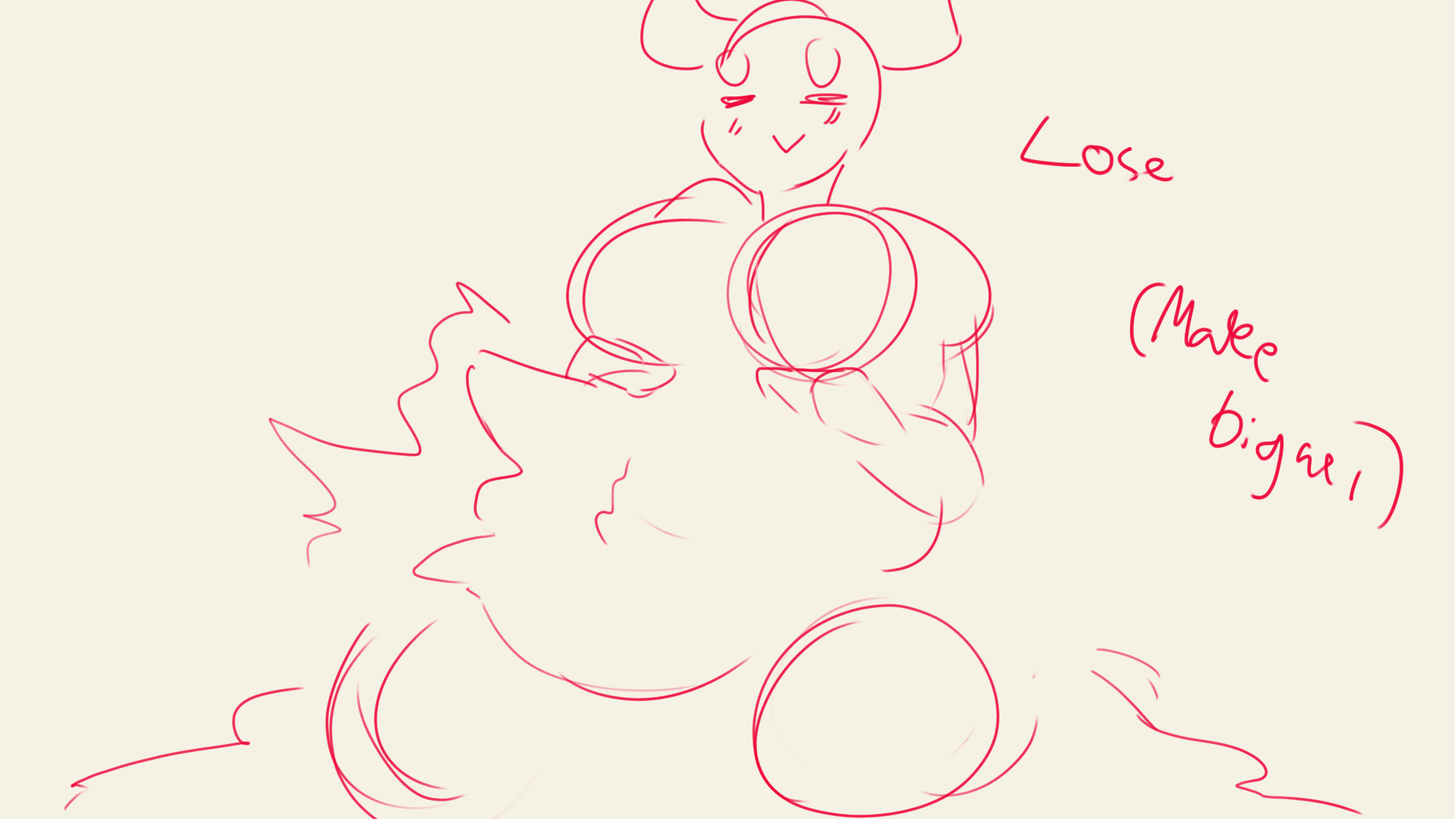
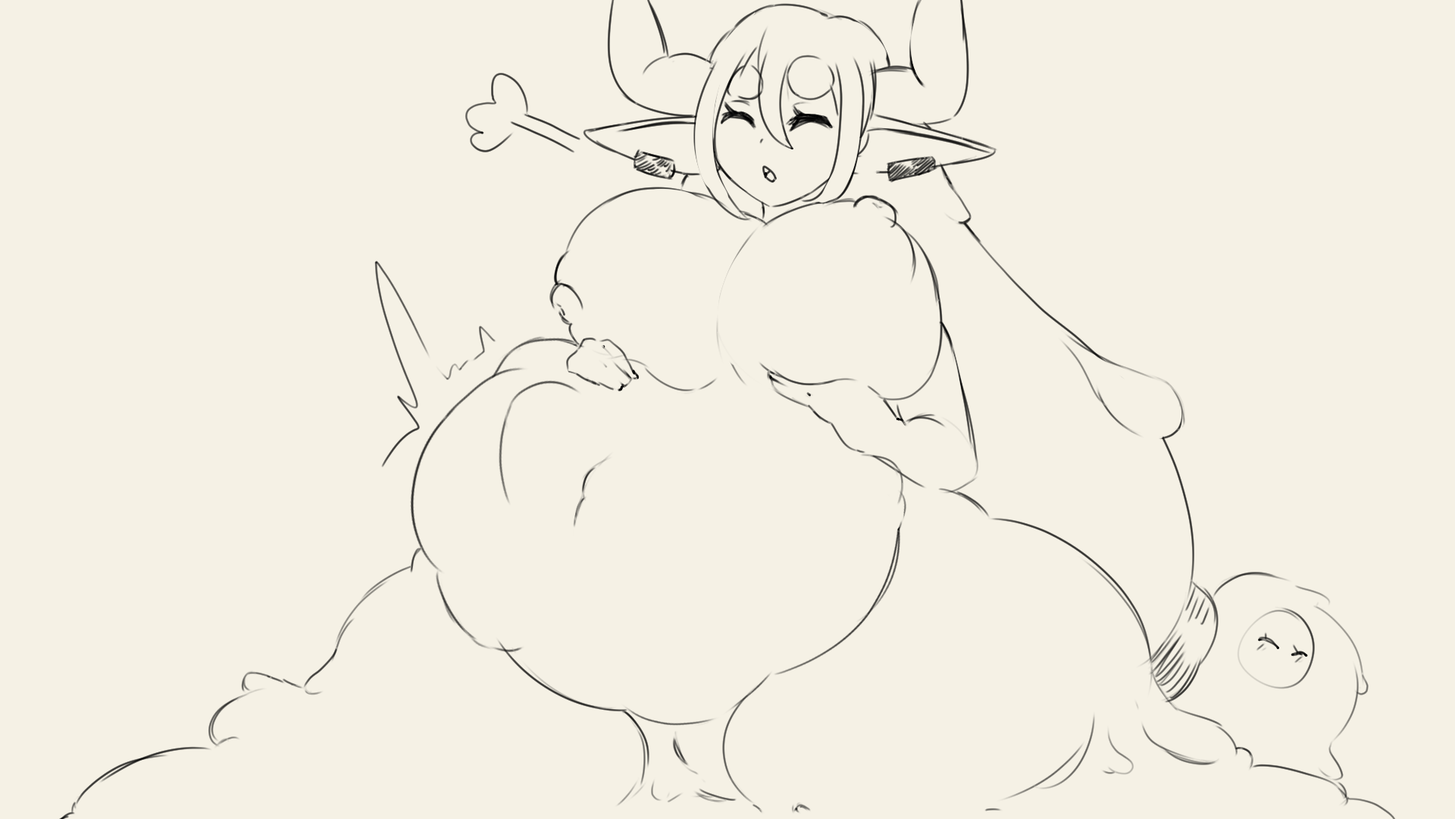
The second 1455×819 image is a revision of the first. Changes to its layers:
added layer "Layer 1" above "Lose" over box(59, 0, 1397, 819)
hid "Lose", opacity 100% → 25% over box(63, 0, 1404, 819)
